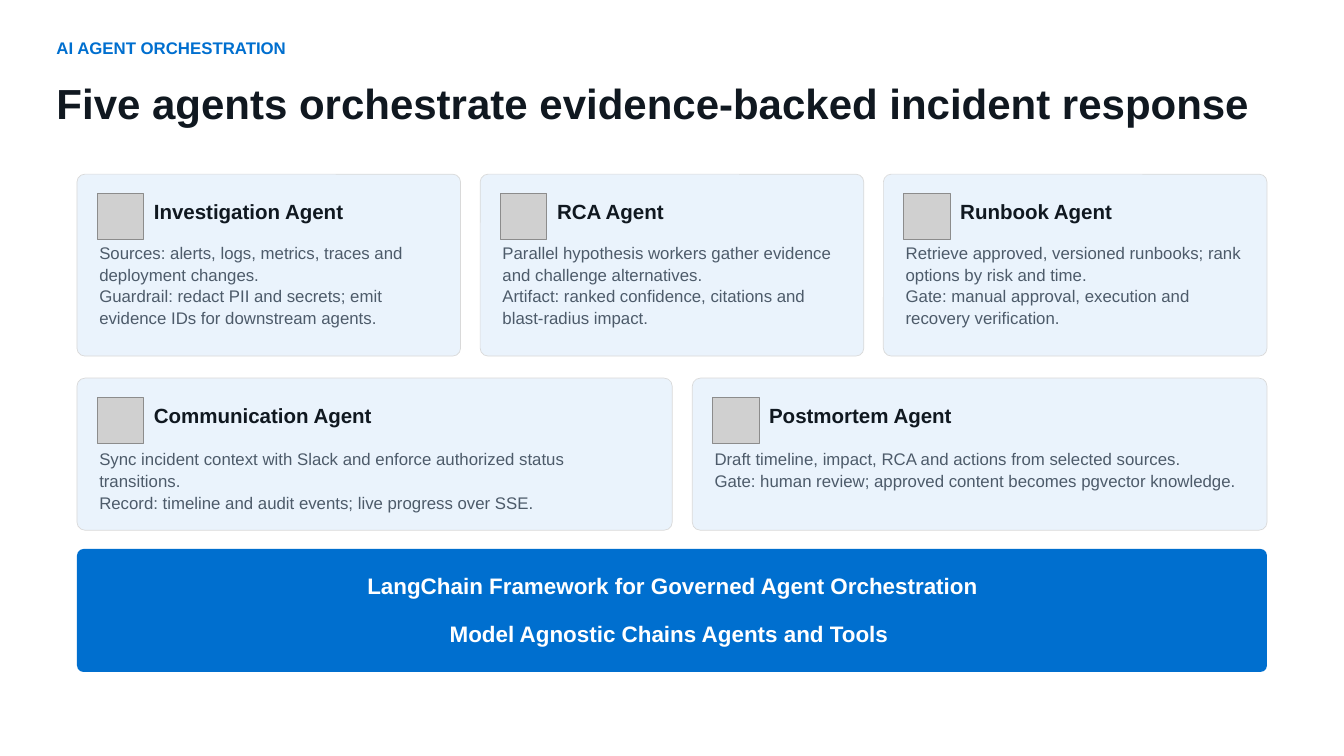
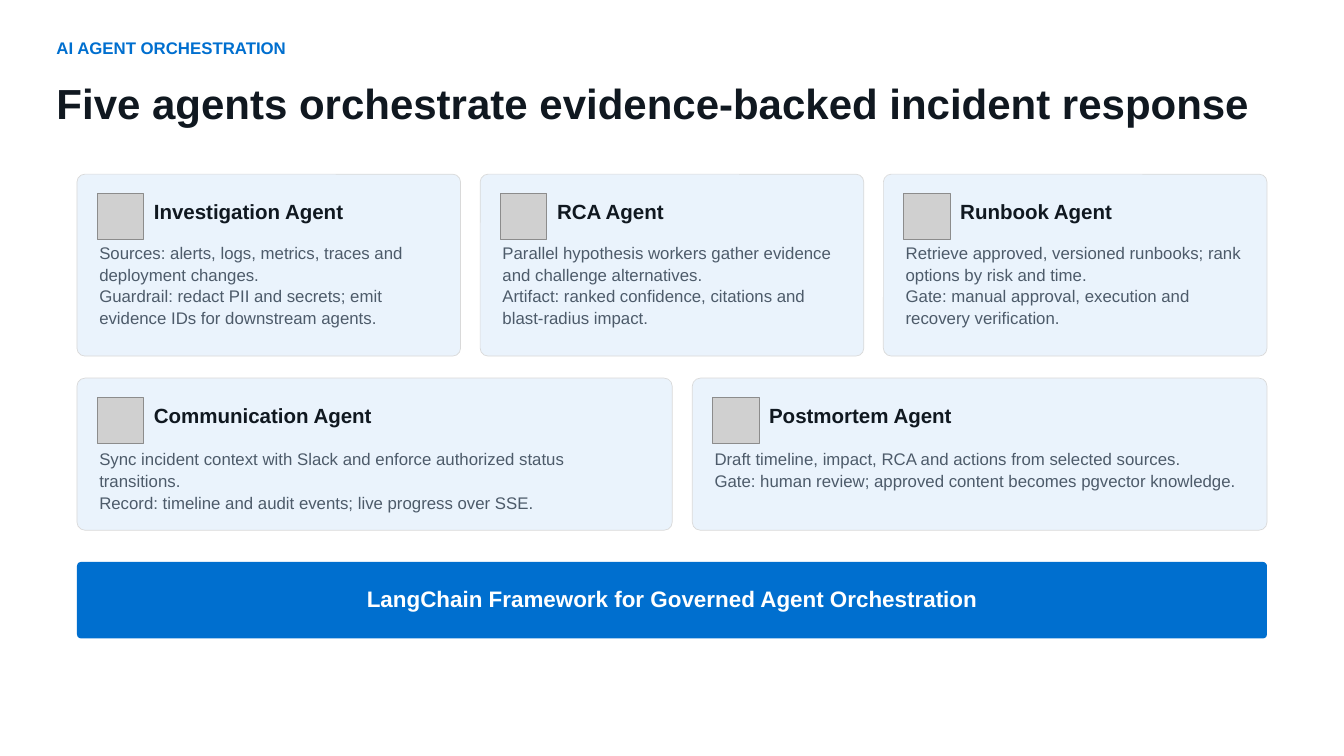
Before and after one commit to kathirvelarun/agentic-incident-response, a slide deck: slide 9 of agent-incident-backend/AIR_Product_Presentation.pptx (slide 7 before the commit). Drawn at 1344x756 pixels with LibreOffice and Linux fonts; fonts in the diff are those of the drawing; grey boxes stand for pictures. Boxes give left, top, right and bottom in pixels: in the first picture for what was removed or moved away, otherwise in the second. Text is boxed around its words. In the diff, an @@ line names an element or a change of style, - is before the commit and + after.

```diff
--- a/agent-incident-backend/AIR_Product_Presentation.pptx
+++ b/agent-incident-backend/AIR_Product_Presentation.pptx
@@ rounded rectangle: place and size @@
-rounded rectangle at box(77, 549, 1267, 672)
+rounded rectangle at box(77, 562, 1267, 638)
@@ text "LangChain Framework for Governed Agent ...": place and size @@
-text "LangChain Framework for Governed Agent ..." at box(367, 577, 977, 599)
+text "LangChain Framework for Governed Agent ..." at box(367, 590, 977, 612)
@@ text removed at box(450, 625, 888, 647) @@
-Model Agnostic Chains Agents and Tools
```
Also in this commit, not shown: 5 other slides changed, 5 slides added, 2 slides removed, 1 other file.
